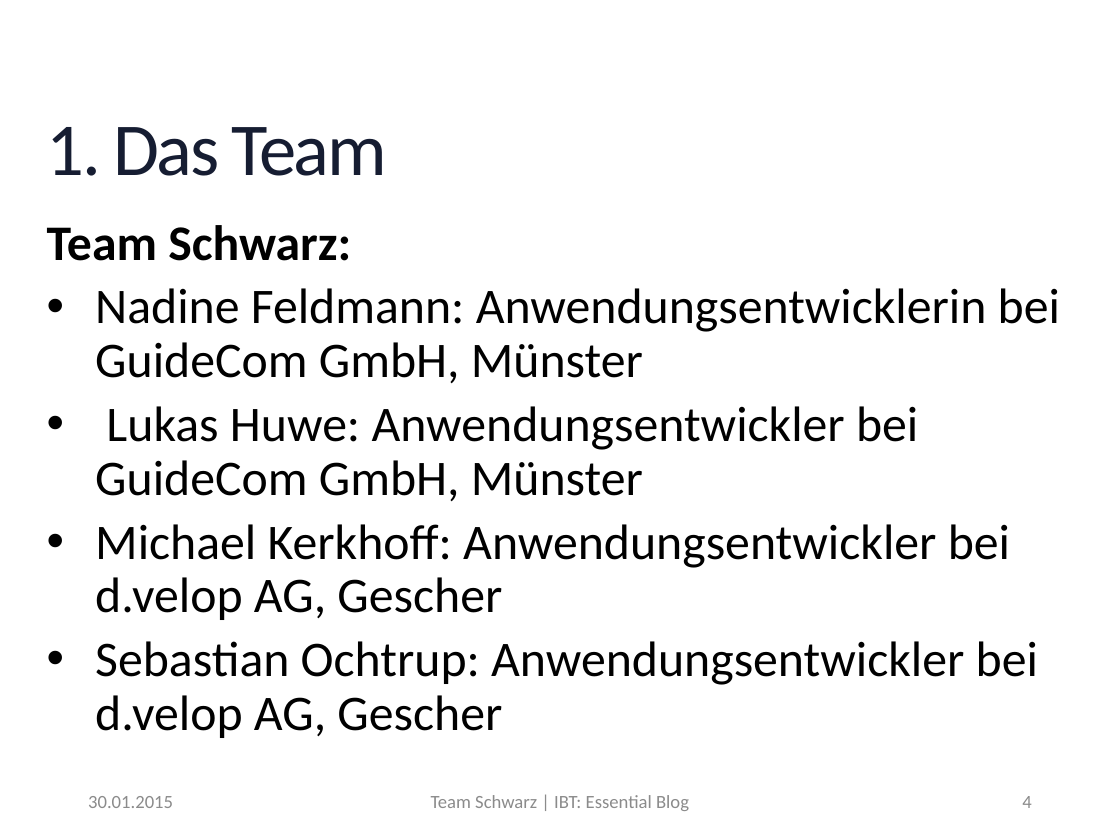
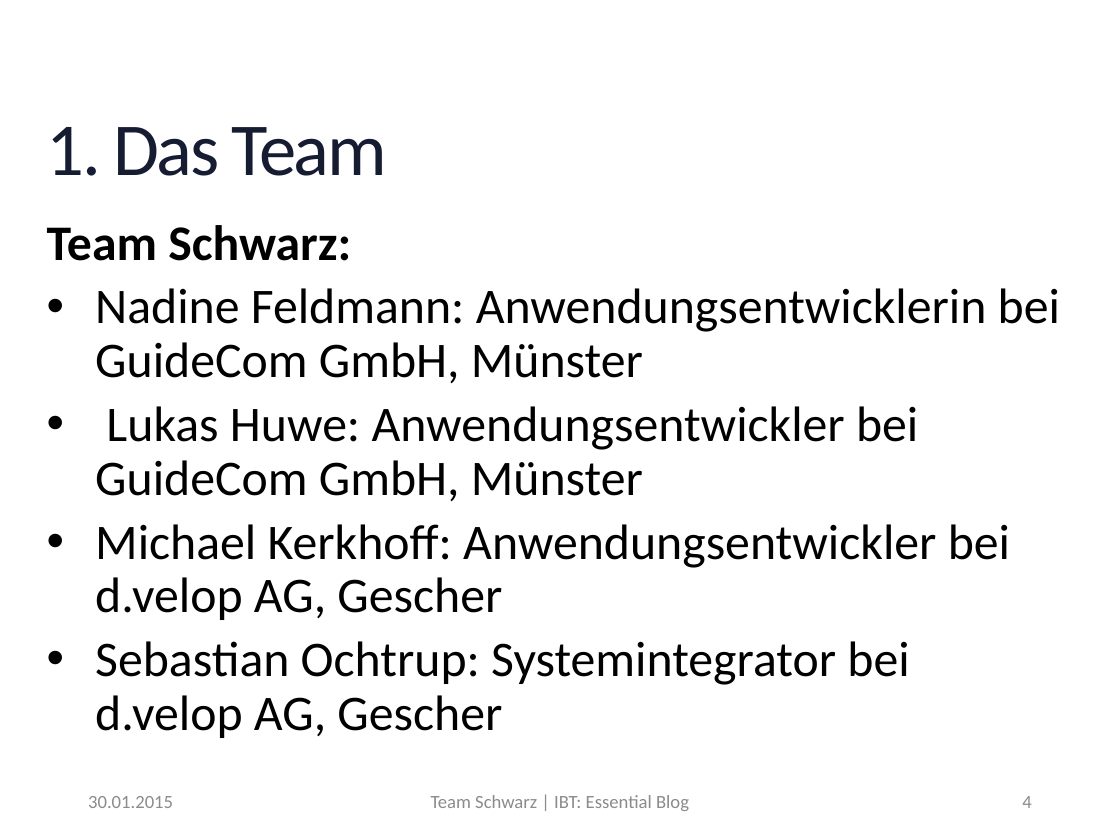
Before and after one commit to MrXXX92/EssentialBlog, a slide deck: slide 4 of Notizen/Präsentation_EssentialBlog.pptx. Drawn at 1120x840 pixels with LibreOffice and Linux fonts; fonts in the diff are those of the drawing; background and template pictures are left out. Boxes give left, top, right and bottom in pixels: in the first picture for what was removed or moved away, otherwise in the second. Text is boxed around its words. In the diff, an @@ line names an element or a change of style, - is before the commit and + after.

```diff
--- a/Notizen/Präsentation_EssentialBlog.pptx
+++ b/Notizen/Präsentation_EssentialBlog.pptx
@@ text at (95,641,909,738): text changed @@
-• Sebastian Ochtrup: Anwendungsentwickler bei d.velop AG, Gescher
+• Sebastian Ochtrup: Systemintegrator bei
+  d.velop AG, Gescher
```
Also in this commit, not shown: 16 other slides changed, 4 slides added, 6 slides removed, 2 other files.
